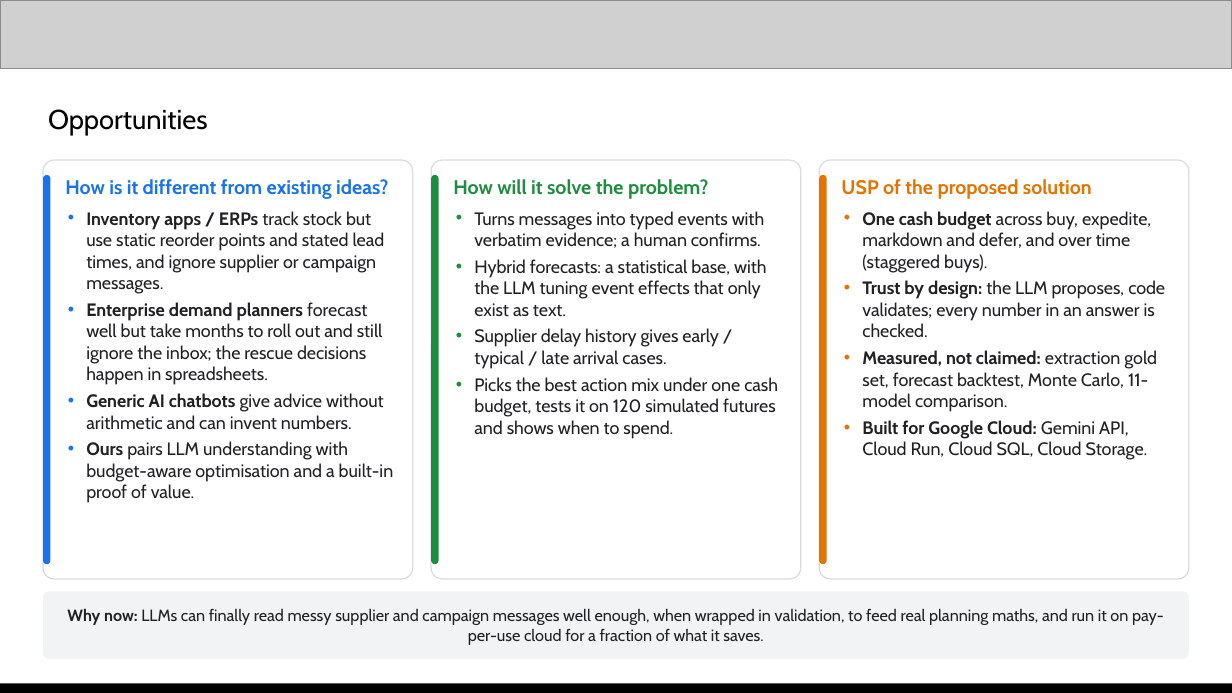
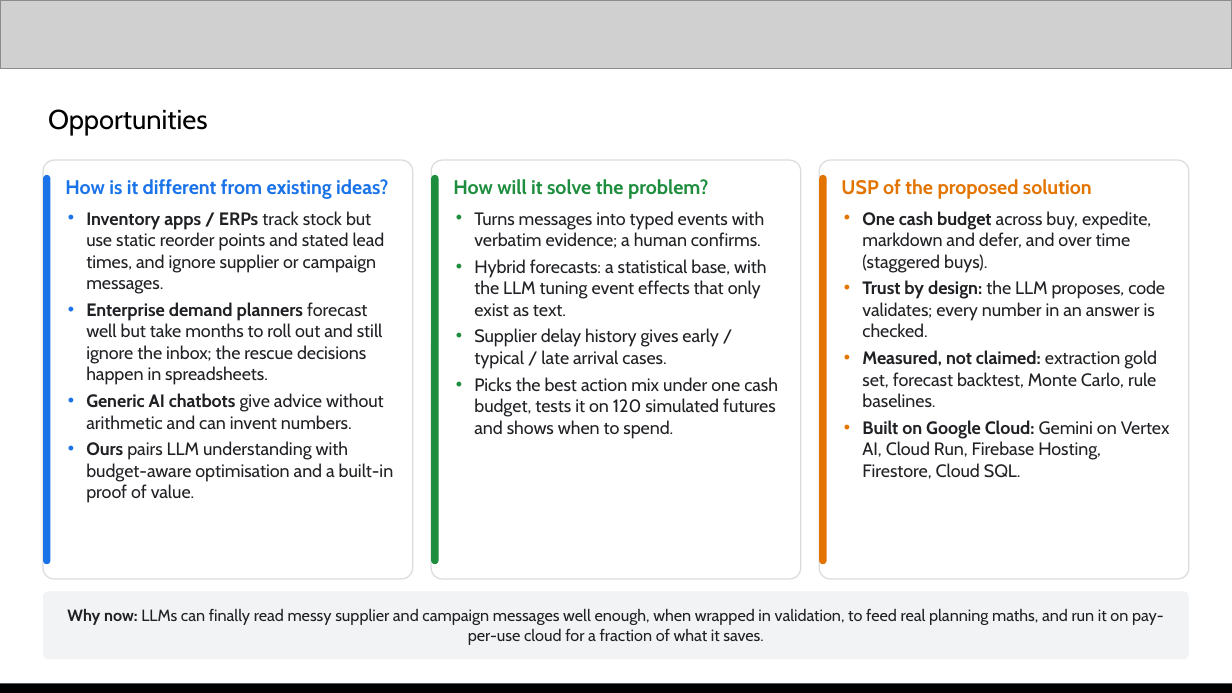
Before and after one commit to Xhahat/inventory-rescue, a slide deck: slide 3 of docs/Inventory_Rescue_AI_Builder_Cup.pptx. Drawn at 1232x693 pixels with LibreOffice and Linux fonts; fonts in the diff are those of the drawing; grey boxes stand for pictures. Boxes give left, top, right and bottom in pixels: in the first picture for what was removed or moved away, otherwise in the second. Text is boxed around its words. In the diff, an @@ line names an element or a change of style, - is before the commit and + after.

Commit message:
Update pitch deck for Firebase, Firestore and the new GUI; add PDF

```diff
--- a/docs/Inventory_Rescue_AI_Builder_Cup.pptx
+++ b/docs/Inventory_Rescue_AI_Builder_Cup.pptx
@@ text at [862,350,1170,479]: text changed @@
-• Measured, not claimed: extraction gold set, forecast backtest, Monte Carlo, 11-model comparison.
-• Built for Google Cloud: Gemini API, Cloud Run, Cloud SQL, Cloud Storage.
+• Measured, not claimed: extraction gold set, forecast backtest, Monte Carlo, rule baselines.
+• Built on Google Cloud: Gemini on Vertex AI, Cloud Run, Firebase Hosting, Firestore, Cloud SQL.
```
Also in this commit, not shown: 8 other slides changed, 1 other file.
